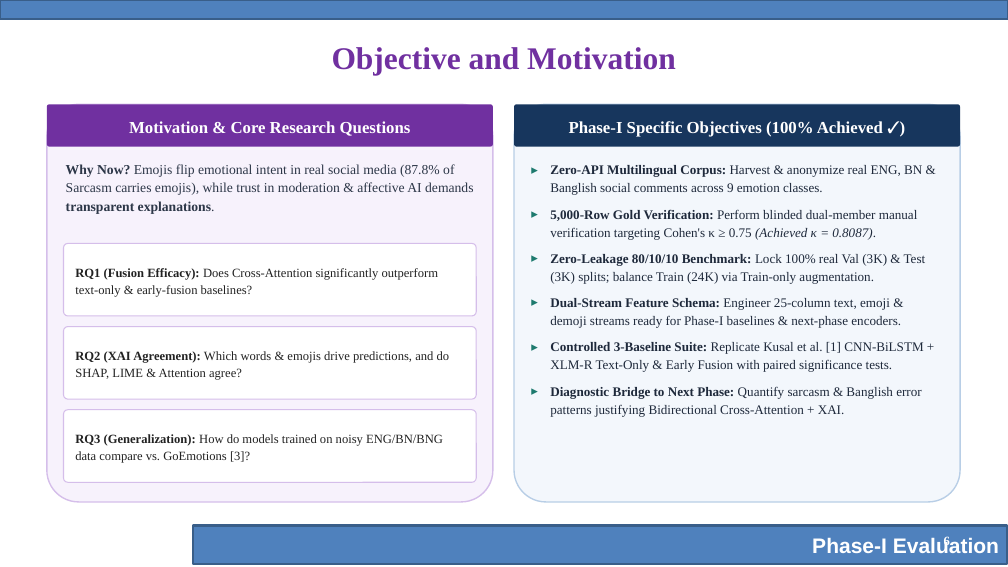
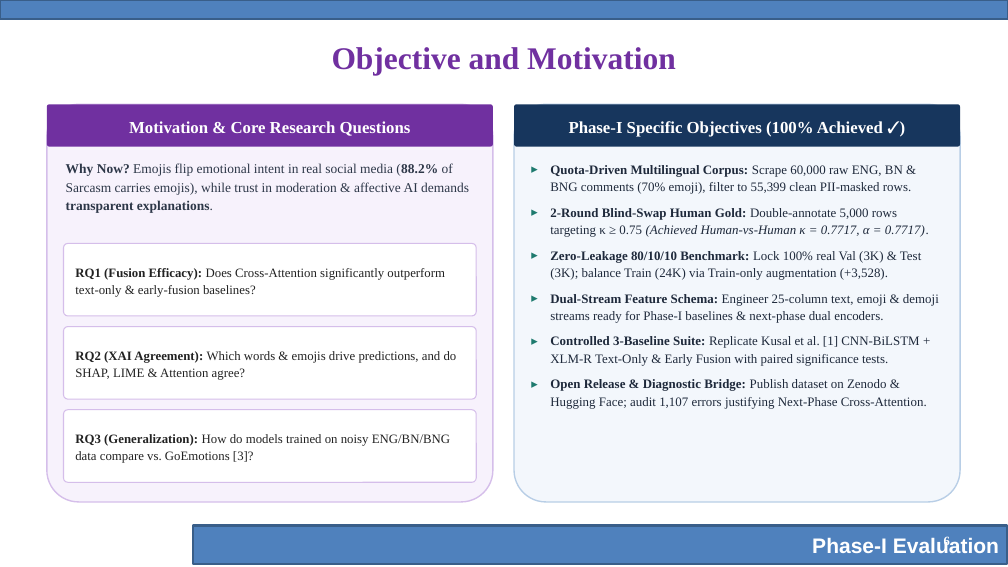
Before and after one commit to ragibcs/AffectFusion, a slide deck: slide 6 of docs/phase_1/AffectFusion_Phase-I_Evaluation.pptx. Drawn at 1008x567 pixels with LibreOffice and Linux fonts; fonts in the diff are those of the drawing; background and template pictures are left out. Boxes give left, top, right and bottom in pixels: in the first picture for what was removed or moved away, otherwise in the second. Text is boxed around its words. In the diff, an @@ line names an element or a change of style, - is before the commit and + after.

Commit message:
Update Phase-I to v4 methodology and Round-2 Blind-Swap Consensus Gold (kappa 0.7717, alpha 0.7717)

```diff
--- a/docs/phase_1/AffectFusion_Phase-I_Evaluation.pptx
+++ b/docs/phase_1/AffectFusion_Phase-I_Evaluation.pptx
@@ text at (x1=66, y1=163, x2=469, y2=213): text changed; size 13 to 12.8 pt @@
-Why Now? Emojis flip emotional intent in real social media (87.8% of Sarcasm carries emojis), while trust in moderation & affective AI demands transparent explanations.
+Why Now? Emojis flip emotional intent in real social media (88.2% of Sarcasm carries emojis), while trust in moderation & affective AI demands transparent explanations.
@@ text at (x1=550, y1=165, x2=939, y2=323): text changed; size 12.5 to 12.3 pt @@
-▸ Zero-API Multilingual Corpus: Harvest & anonymize real ENG, BN & Banglish social comments across 9 emotion classes.
-▸ 5,000-Row Gold Verification: Perform blinded dual-member manual verification targeting Cohen's κ ≥ 0.75 (Achieved κ = 0.8087).
-▸ Zero-Leakage 80/10/10 Benchmark: Lock 100% real Val (3K) & Test (3K) splits; balance Train (24K) via Train-only augmentation.
-▸ Dual-Stream Feature Schema: Engineer 25-column text, emoji & demoji streams ready for Phase-I baselines & next-phase encoders.
+▸ Quota-Driven Multilingual Corpus: Scrape 60,000 raw ENG, BN & BNG comments (70% emoji), filter to 55,399 clean PII-masked rows.
+▸ 2-Round Blind-Swap Human Gold: Double-annotate 5,000 rows targeting κ ≥ 0.75 (Achieved Human-vs-Human κ = 0.7717, α = 0.7717).
+▸ Zero-Leakage 80/10/10 Benchmark: Lock 100% real Val (3K) & Test (3K); balance Train (24K) via Train-only augmentation (+3,528).
+▸ Dual-Stream Feature Schema: Engineer 25-column text, emoji & demoji streams ready for Phase-I baselines & next-phase dual encoders.
@@ text at (x1=550, y1=336, x2=919, y2=366): size 12.5 to 12.3 pt in "Controlled 3-Baseline Suite: Replicate Kusal et al. ..."; line spacing 1.14 to 1.13 @@
@@ text at (x1=550, y1=379, x2=927, y2=409): text changed; size 12.5 to 12.3 pt @@
-▸ Diagnostic Bridge to Next Phase: Quantify sarcasm & Banglish error patterns justifying Bidirectional Cross-Attention + XAI.
+▸ Open Release & Diagnostic Bridge: Publish dataset on Zenodo & Hugging Face; audit 1,107 errors justifying Next-Phase Cross-Attention.
@@ size 12 to 12.2 pt in 3 elements at (x1=64, y1=243, x2=476, y2=316), (x1=64, y1=327, x2=476, y2=399), (x1=64, y1=410, x2=476, y2=482) @@
```
Also in this commit, not shown: 12 other slides changed, 35 other files.
